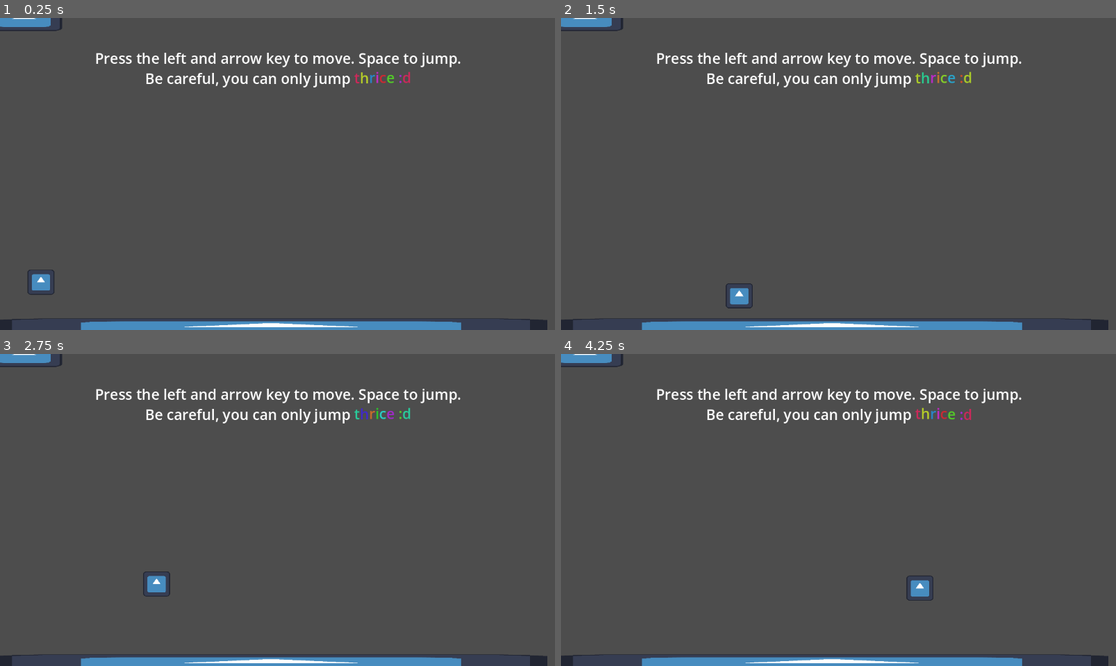
Above: before the commit, frames 1-4 (two rows, left to right).
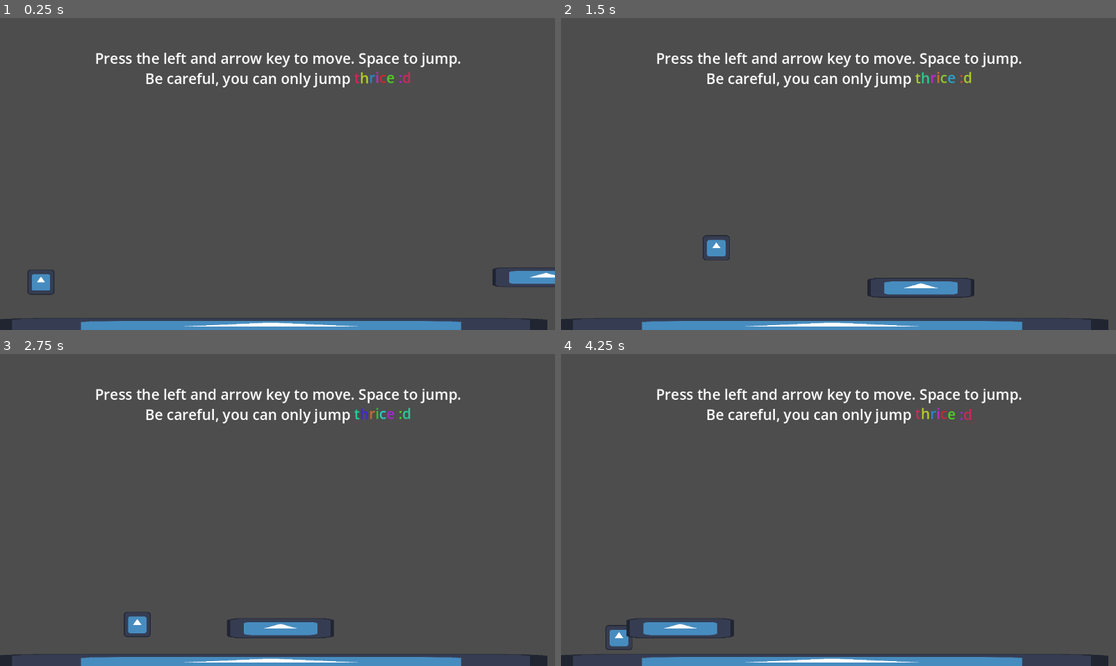
Above: after the commit, the same moments.

Repository: erica-codes/GJP24
Game: Godot game, scene res://core/scenes/2D_Scene.tscn
Two runs of this game, one before a commit and one after it. Both use one fixed random seed, a clock stepped at 60 frames per second and the inputs below. The engine's default icon, where the game draws it, is replaced by a stand-in: a white triangle on a blue panel in a dark square.
Inputs:
- Up to frame 1 (0.25 s): no input
- Up to frame 2 (1.5 s): tap Enter (ui_accept) at 0.5, 0.6 s; hold Right (right) from 0.53 s (still down); tap Space (jump) at 0.77, 0.8, 1.07, 1.35 s
- Up to frame 3 (2.75 s): tap Space (jump) at 1.52, 1.82, 2.3 s; tap Enter (ui_accept) at 1.55, 2.1 s; release Right (right) at 2.03 s; hold Left (left) from 2.03 s (still down)
- Up to frame 4 (4.25 s): release Left (left) at 2.78 s; hold Right (right) from 2.78 s (still down); tap Enter (ui_accept) at 2.85 s; tap Space (jump) at 3.02, 3.32, 3.6, 3.77, 4.07 s

The runs differ from the first frame. In frame 1, 1.1% of the frame differs, in the area x 0-100%, y 0-100%; in frame 2, 1.9%, in the area x 0-98%, y 0-100%; in frame 3, 1.9%; in frame 4, 1.9%.

Commit message:
added movement and jump mechanic
KILL ME NOW

Diff:
--- a/core/scenes/2D_Scene.tscn
+++ b/core/scenes/2D_Scene.tscn
@@ -10,7 +10,8 @@
 height = 132.923
 
 [node name="Node2D" type="Node2D"]
-position = Vector2(0, -1)
+metadata/_edit_horizontal_guides_ = [563.0, -33.0, -57.0]
+metadata/_edit_vertical_guides_ = [500.0, 1152.0]
 
 [node name="Camera2D" type="Camera2D" parent="."]
 position = Vector2(577, 323)
--- a/core/scenes/enemies/eel.tscn
+++ b/core/scenes/enemies/eel.tscn
@@ -4,16 +4,16 @@
 [ext_resource type="Texture2D" uid="uid://b86dxy3b1vksq" path="res://assets/icon.svg" id="2_1w5oc"]
 
 [sub_resource type="RectangleShape2D" id="RectangleShape2D_c0jhq"]
-size = Vector2(360, 122)
+size = Vector2(465, 74)
 
-[node name="Eel" type="StaticBody2D"]
+[node name="Eel" type="AnimatableBody2D"]
 script = ExtResource("1_xatvk")
 
 [node name="Sprite2D" type="Sprite2D" parent="."]
-position = Vector2(117, 0)
-scale = Vector2(2.82813, 1)
+position = Vector2(190, 13.5)
+scale = Vector2(3.96875, 0.789063)
 texture = ExtResource("2_1w5oc")
 
 [node name="CollisionShape2D" type="CollisionShape2D" parent="."]
-position = Vector2(117, -1)
+position = Vector2(193.5, 17)
 shape = SubResource("RectangleShape2D_c0jhq")
--- a/core/scripts/playerFish.gd
+++ b/core/scripts/playerFish.gd
@@ -1,6 +1,6 @@
 extends CharacterBody2D
 
-const SPEED = 300.0
+const SPEED = 250.0
 const JUMP_VELOCITY = -290.0
 const MAX_JUMPS = 2
 var jump_count = 0
@@ -9,14 +9,14 @@
 	if not is_on_floor():
 		velocity += get_gravity() * delta
 
-	if Input.is_action_just_pressed("ui_accept") and jump_count < MAX_JUMPS:
+	if Input.is_action_just_pressed("jump") and jump_count < MAX_JUMPS:
 		velocity.y = JUMP_VELOCITY  # Apply the jump velocity
 		jump_count += 1  # Increment the jump counter
 
 	if is_on_floor():
 		jump_count = 0
 
-	var direction := Input.get_axis("ui_left", "ui_right")
+	var direction := Input.get_axis("left", "right")
 	if direction:
 		velocity.x = direction * SPEED
 	else:
--- a/eel.gd
+++ b/eel.gd
@@ -2,9 +2,9 @@
 
 @export var move_duration: float = 2.0
 @export var wait_duration: float = 1.0
-@export var start_position: Vector2
-@export var center_position: Vector2
-@export var end_position: Vector2
+@export var start_position: Vector2 = Vector2(1115, 563)
+@export var center_position: Vector2 = Vector2(500, 563)
+@export var end_position: Vector2 = Vector2(-50, 563)
 
 func _ready():
 	position = start_position
